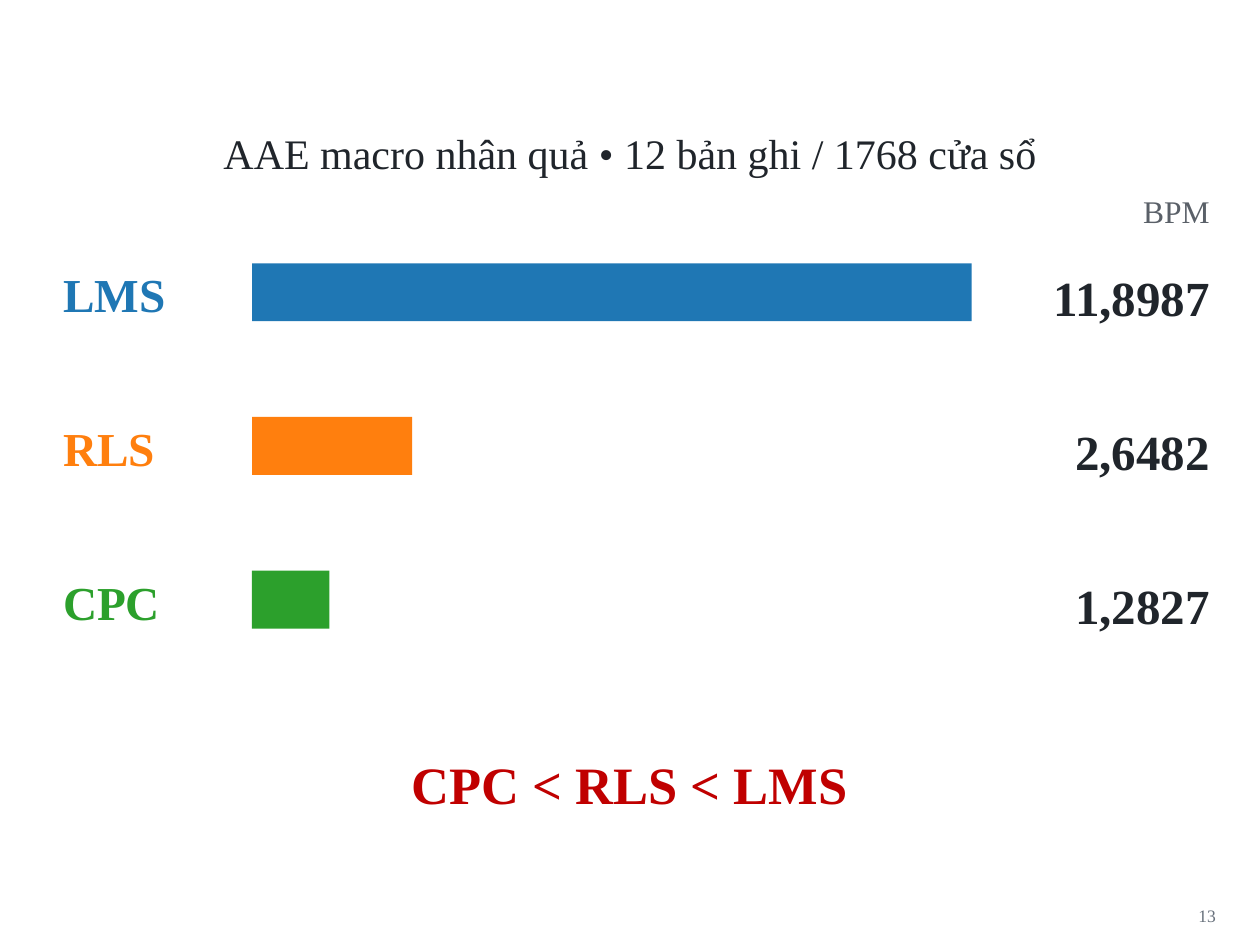
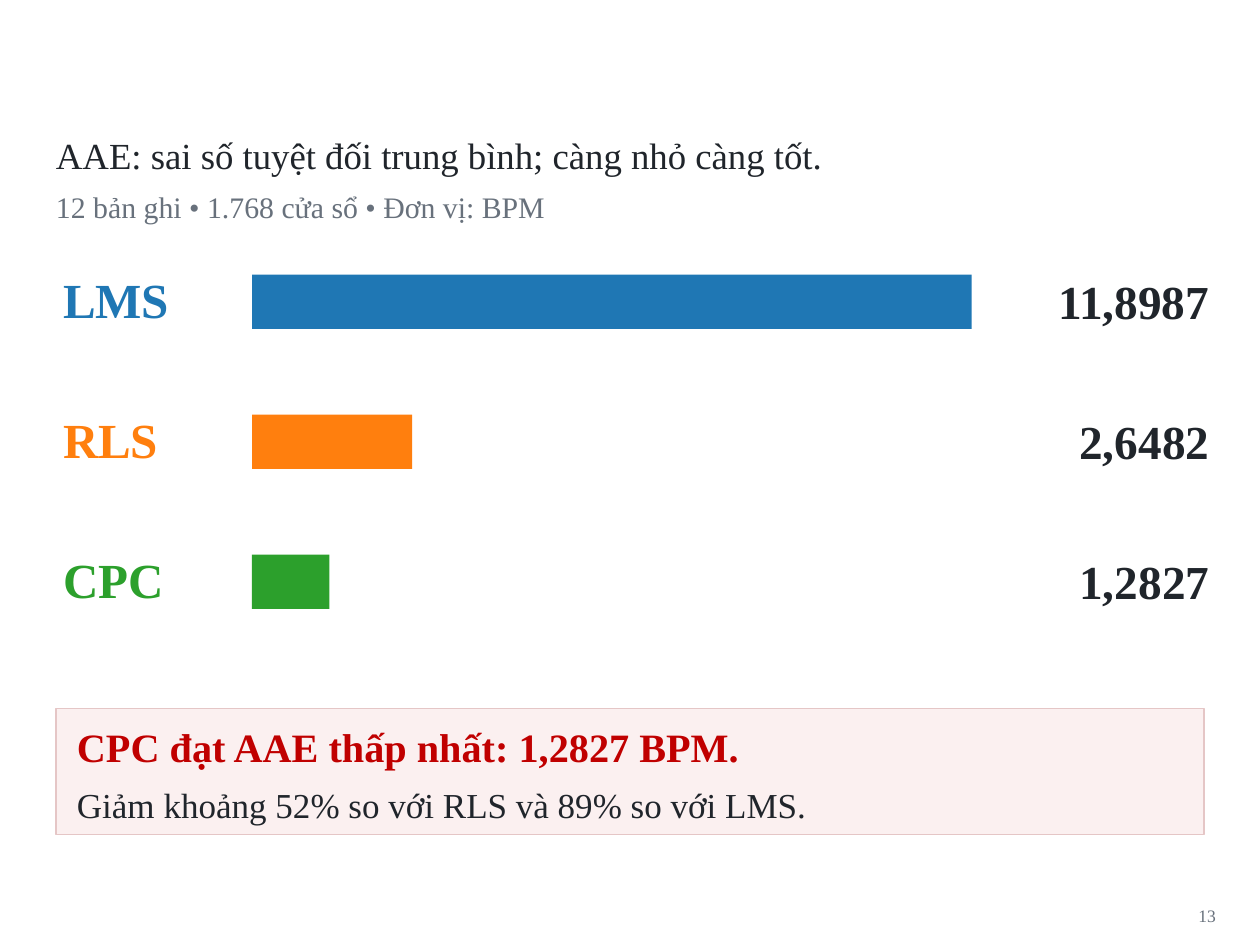
Before and after one commit to Vutu2003/ppg_adaptive_filter, a slide deck: slide 13 of reports/final/Bao_ve_mon_hoc_CPC_PPG_LMS_RLS.pptx. Drawn at 1260x945 pixels with LibreOffice and Linux fonts; fonts in the diff are those of the drawing; background and template pictures are left out. Boxes give left, top, right and bottom in pixels: in the first picture for what was removed or moved away, otherwise in the second. Text is boxed around its words. In the diff, an @@ line names an element or a change of style, - is before the commit and + after.

```diff
--- a/reports/final/Bao_ve_mon_hoc_CPC_PPG_LMS_RLS.pptx
+++ b/reports/final/Bao_ve_mon_hoc_CPC_PPG_LMS_RLS.pptx
@@ text added at [56, 142, 822, 177], 21 pt, text #20252B @@
+AAE: sai số tuyệt đối trung bình; càng nhỏ càng tốt.
@@ text at [56, 196, 545, 224]: text changed; size 24 to 17 pt; text colour #20252B to #68717C @@
-AAE macro nhân quả • 12 bản ghi / 1768 cửa sổ
+12 bản ghi • 1.768 cửa sổ • Đơn vị: BPM
@@ text removed at [1143, 202, 1209, 223] @@
-BPM
@@ rectangle: place and size @@
-rectangle at [252, 263, 971, 321]
+rectangle at [252, 275, 971, 329]
@@ text "RLS": place and size @@
-text "RLS" at [63, 434, 155, 467]
+text "RLS" at [63, 425, 158, 459]
@@ rectangle: place and size @@
-rectangle at [252, 417, 412, 475]
+rectangle at [252, 415, 412, 469]
@@ text "2,6482": place and size @@
-text "2,6482" at [1075, 437, 1210, 478]
+text "2,6482" at [1079, 427, 1209, 466]
@@ size 27 to 28 pt; line spacing 1.04 to 1.07 in 3 elements at [63, 285, 169, 319], [63, 425, 158, 459], [63, 565, 164, 599] @@
@@ text "CPC": place and size @@
-text "CPC" at [63, 588, 160, 621]
+text "CPC" at [63, 565, 164, 599]
@@ rectangle: place and size @@
-rectangle at [252, 571, 330, 629]
+rectangle at [252, 554, 330, 609]
@@ size 28 to 27 pt; line spacing 1.04 to 1.07 in 3 elements at [1058, 287, 1209, 326], [1079, 427, 1209, 466], [1079, 567, 1209, 606] @@
@@ text "1,2827": place and size @@
-text "1,2827" at [1075, 591, 1210, 632]
+text "1,2827" at [1079, 567, 1209, 606]
@@ rectangle added at [55, 708, 1203, 834], fill #FBF0F0, outline #E5C6C6 0.7 pt @@
@@ text added at [77, 732, 738, 771], 23 pt, text #C00000, bold @@
+CPC đạt AAE thấp nhất: 1,2827 BPM.
@@ text at [77, 793, 806, 826]: text changed; size 30 to 20 pt; text colour #C00000 to #20252B; bold off @@
-CPC < RLS < LMS
+Giảm khoảng 52% so với RLS và 89% so với LMS.
```
Also in this commit, not shown: 11 other slides changed, 2 slides added, 2 slides removed, 6 other files.
